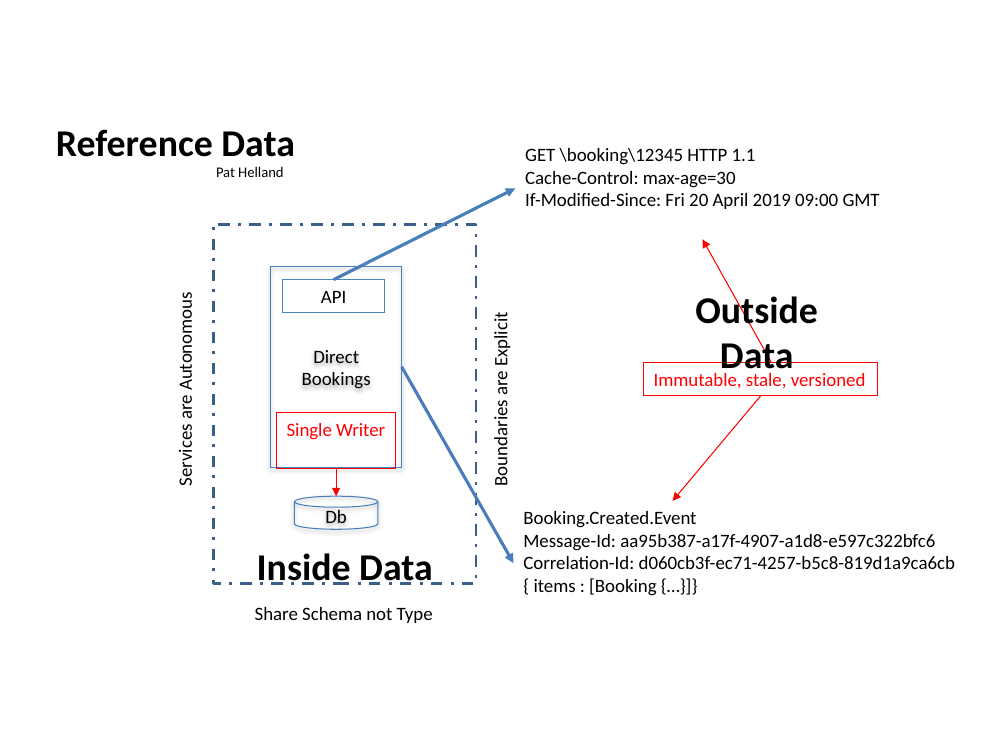
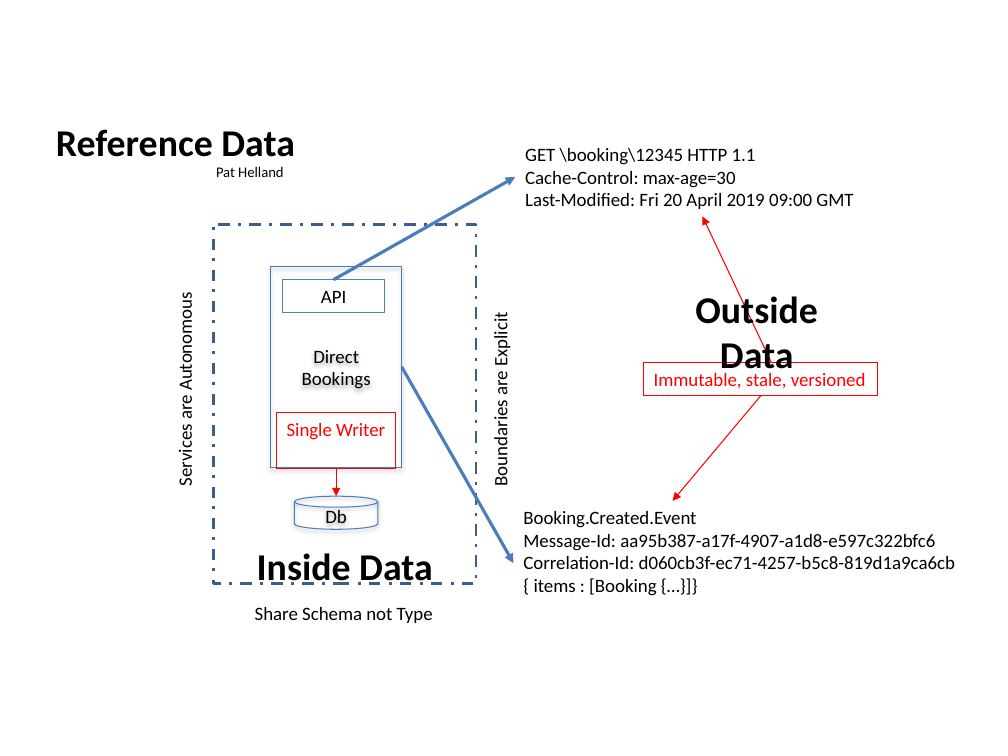
Before and after one commit to iancooper/Presentations, a slide deck: slide 13 of Practical Messaging - Day 2 New.pptx. Drawn at 1008x756 pixels with LibreOffice and Linux fonts; fonts in the diff are those of the drawing. Boxes give left, top, right and bottom in pixels: in the first picture for what was removed or moved away, otherwise in the second. Text is boxed around its words. In the diff, an @@ line names an element or a change of style, - is before the commit and + after.

```diff
--- a/Practical Messaging - Day 2 New.pptx
+++ b/Practical Messaging - Day 2 New.pptx
@@ arrow moved from (334, 279) - (515, 188) to (334, 279) - (515, 177) @@
@@ text at box(525, 193, 853, 209): text changed @@
-If-Modified-Since: Fri 20 April 2019 09:00 GMT
+Last-Modified: Fri 20 April 2019 09:00 GMT
@@ arrow moved from (771, 363) - (703, 239) to (771, 363) - (703, 217) @@
```
Also in this commit, not shown: 11 other slides changed, 1 other file.
